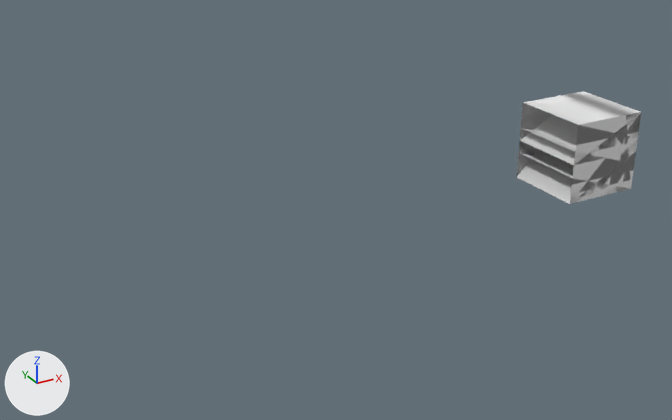
What one commit did to the OBJ model Graduation_Game/Assets/Objects_fbx/Replacement Blocks.obj.
Before and after are seen from a 50 mm camera at (-15.84, -16.34, 7.86) aimed at (-6.74, 0.2, -0.41). Arrows for +X, +Y and +Z are at lower left; the lights stay in place. Where no turn or scale is listed for an object, it has been applied to the vertices. Vertices at the same position are counted once.

Names of what the first picture shows: 'Replacement Blocks'.
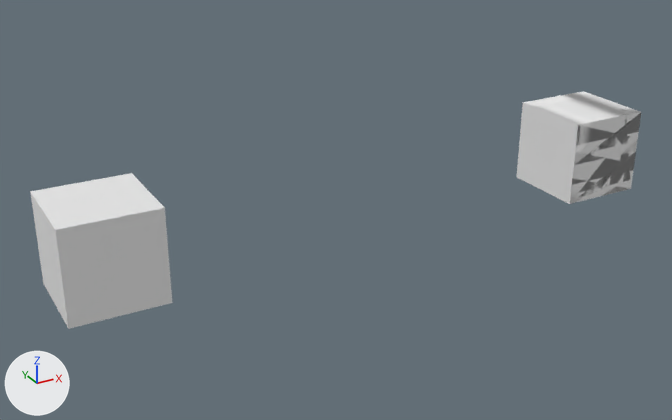
What differs and where, as boxes [x1, y1, x2, y2] in the pictures (672 x 420 px; the box of a moved part takes in the faces that stretch with it):
'Replacement Blocks', reshaped (390% wider, 110% taller): before [517, 91, 641, 204]; after [30, 91, 641, 329]
part 1 of me_replacement_blocks, added: after [30, 173, 172, 329]
part 2 of me_replacement_blocks, added: after [517, 103, 578, 204]
part 3 of me_replacement_blocks, moved or reshaped: [624, 112, 641, 135] in both

The change in detail:
Material 'wire_148177027' (mat_wire_148177027) is new.
Its base color is (0.8, 0.8, 0.8) (white #e7e7e7).
Its roughness is 1.0.
me_replacement_blocks is used by ob_replacement_blocks; location (0.0, 0.0, 0.0).
me_replacement_blocks had 206 vertices, 210 faces and spanned x -1.0..1.0, y -1.0..1.0, z -1.0..1.0.
me_replacement_blocks now has 305 vertices, 323 faces and spans x -13.0..1.0, y -1.0..1.0, z -1.0..1.0.
me_replacement_blocks part 1: a new loose piece of 98 vertices spanning x -13.0..-11.0, y -1.0..1.0, z -1.0..1.0, in mat_wire_148177027 (white #e7e7e7).
Part 2, on me_replacement_blocks:
6 new vertices lie (0.0, 0.0, -0.5) away from vertices in x -1.0, y -0.5..0.5, z 0.0..1.0.
16 new faces join them, mat_wire_148177027 (white #e7e7e7).
Part 3, on me_replacement_blocks:
5 vertices are removed from x 1.0, y -1.0..1.0, z 1.0.
5 faces are deleted.
5 new faces join them, mat_wire_027177148 (white #e7e7e7).
1 new face joins them, mat_wire_148177027 (white #e7e7e7).
me_replacement_blocks now uses material mat_wire_148177027 (white #e7e7e7).
